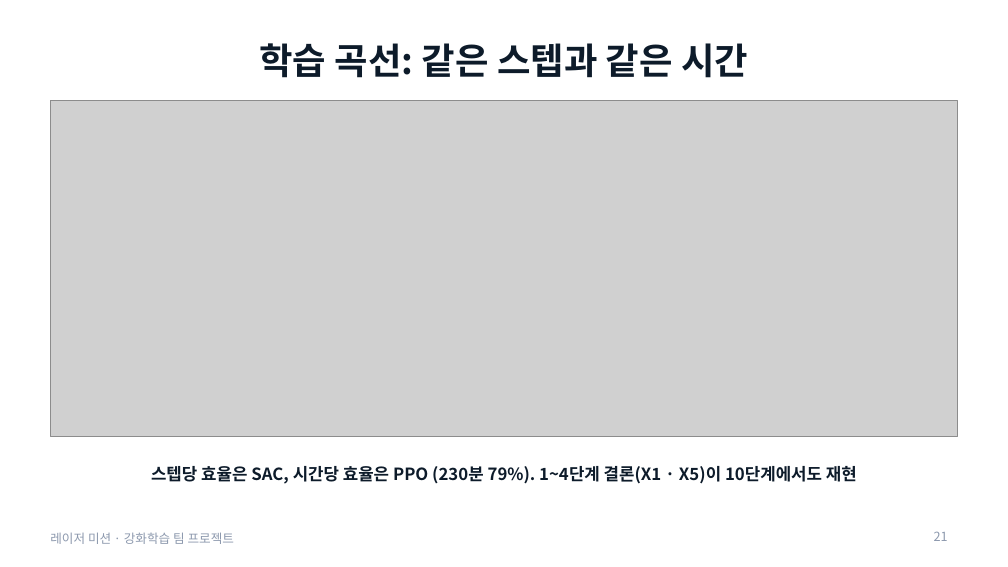
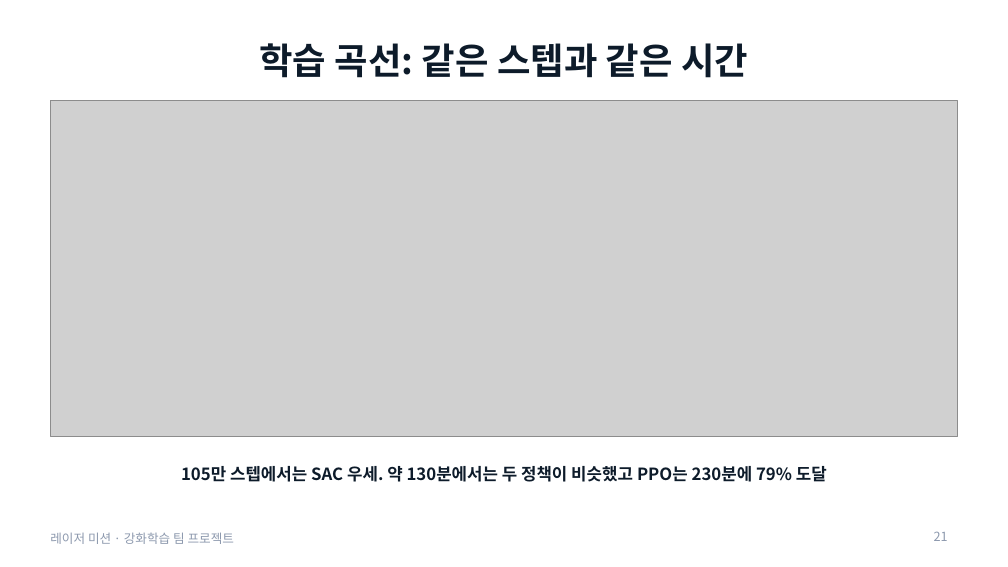
Before and after one commit to changxeokSong/reinforcement_learning, a slide deck: slide 21 of docs/LaserMission_presentation.pptx. Drawn at 1008x567 pixels with LibreOffice and Linux fonts; fonts in the diff are those of the drawing; grey boxes stand for pictures. Boxes give left, top, right and bottom in pixels: in the first picture for what was removed or moved away, otherwise in the second. Text is boxed around its words. In the diff, an @@ line names an element or a change of style, - is before the commit and + after.

Commit message:
과제 보고서와 재현 방법, 학습 모델 및 최종 실험 결과 정리

```diff
--- a/docs/LaserMission_presentation.pptx
+++ b/docs/LaserMission_presentation.pptx
@@ text at (181, 466, 827, 482): text changed @@
-스텝당 효율은 SAC, 시간당 효율은 PPO (230분 79%). 1~4단계 결론(X1 · X5)이 10단계에서도 재현
+105만 스텝에서는 SAC 우세. 약 130분에서는 두 정책이 비슷했고 PPO는 230분에 79% 도달
```
Also in this commit, not shown: 4 other slides changed, 10 other files.
